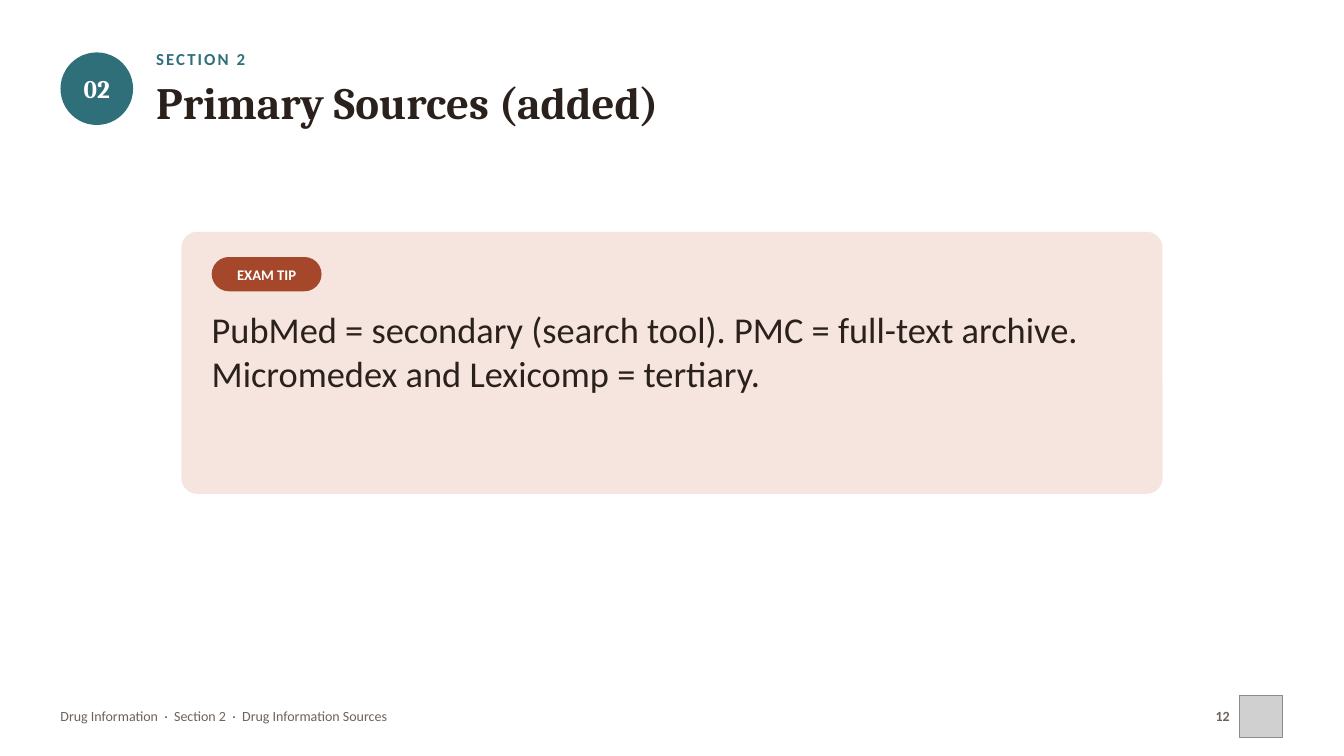
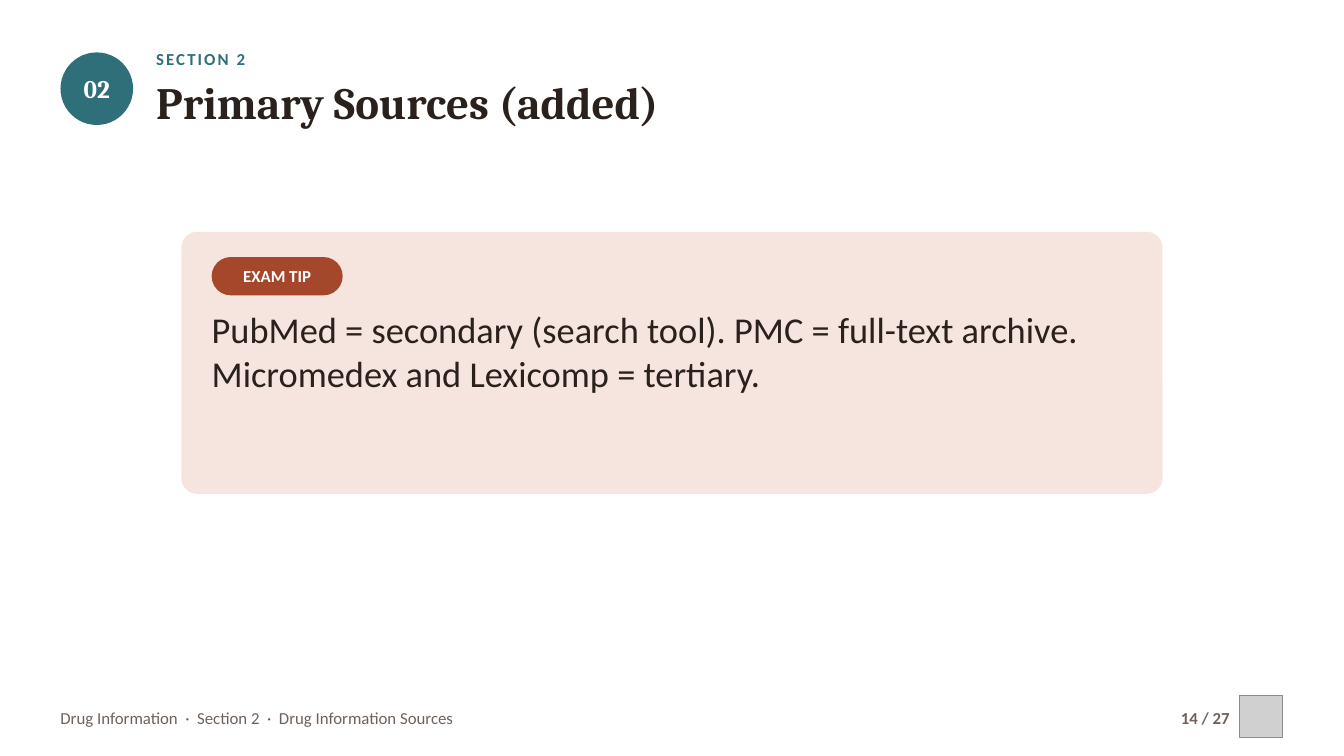
Before and after one commit to drrefaat18-ops/yasser, a slide deck: slide 14 of projects/drug-information-practical/slides/ch02-drug-information-sources.pptx (slide 12 before the commit). Drawn at 1344x756 pixels with LibreOffice and Linux fonts; fonts in the diff are those of the drawing; grey boxes stand for pictures. Boxes give left, top, right and bottom in pixels: in the first picture for what was removed or moved away, otherwise in the second. Text is boxed around its words. In the diff, an @@ line names an element or a change of style, - is before the commit and + after.

```diff
--- a/projects/drug-information-practical/slides/ch02-drug-information-sources.pptx
+++ b/projects/drug-information-practical/slides/ch02-drug-information-sources.pptx
@@ rounded rectangle "EXAM TIP": place and size @@
-rounded rectangle "EXAM TIP" at [212, 257, 322, 291]
+rounded rectangle "EXAM TIP" at [212, 257, 343, 295]
@@ rounded rectangle "EXAM TIP" at [212, 257, 343, 295]: size 10.5 to 12 pt @@
@@ text "Drug Information · Section 2 ..." at [60, 712, 453, 727]: size 10 to 12 pt @@
@@ text at [1181, 713, 1230, 724]: text changed; size 10 to 12 pt @@
-12
+14 / 27
```
Also in this commit, not shown: 22 other slides changed, 2 slides added, 14 other files.
